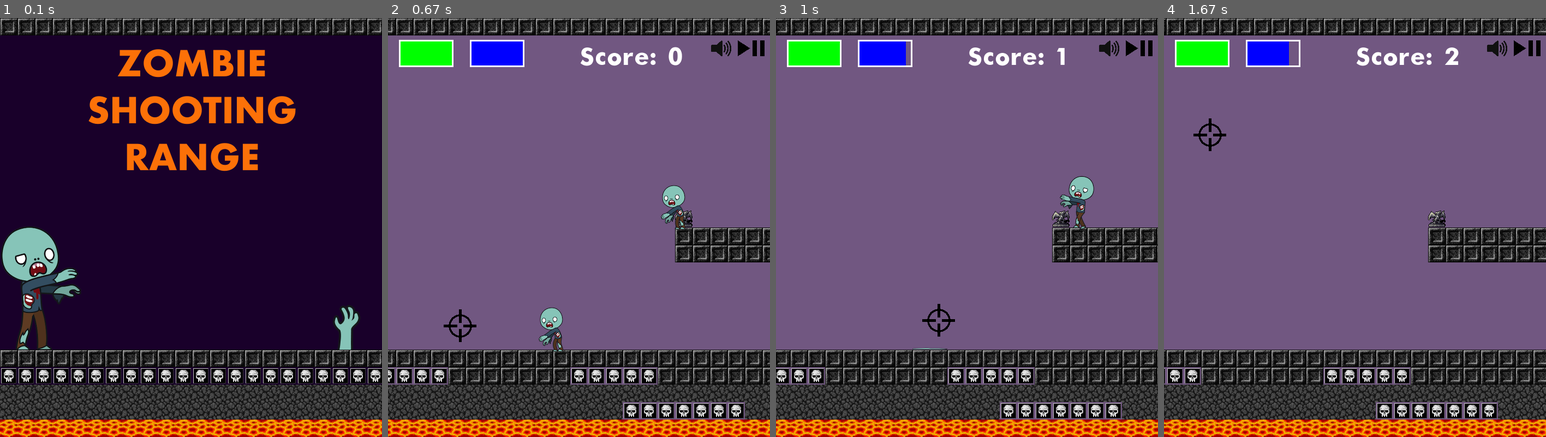
Above: before the commit, frames 1-4 (left to right).
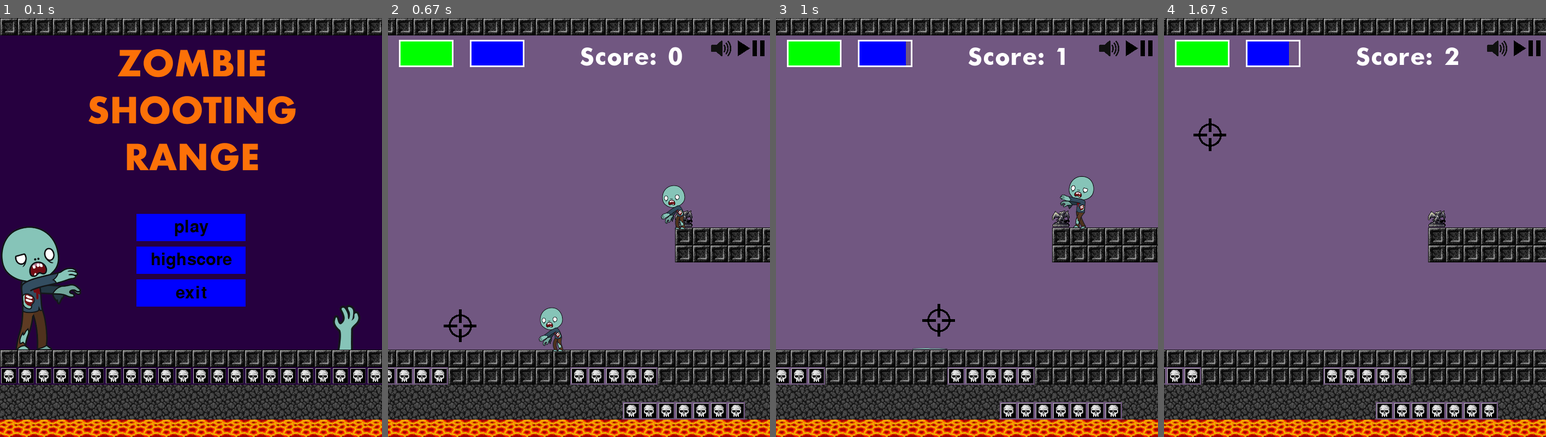
Above: after the commit, the same moments.

Repository: bezvershenko/YandexLyceymPyGame
Game: pygame game, started from test.py
Two runs of this game, one before a commit and one after it. Both use one fixed random seed, a clock stepped at 60 frames per second and the inputs below.
Inputs (mouse positions are in pixels of both pictures, inside the frame that each line leads up to):
- Up to frame 1 (0.1 s): no input
- Up to frame 2 (0.67 s): press the mouse at (579, 227) at 0.37 s; move the mouse to (517, 277) at 0.47 s; release the mouse at (460, 323) at 0.6 s
- Up to frame 3 (1 s): click (940, 319) at 0.72 s
- Up to frame 4 (1.67 s): press the mouse at (1461, 198) at 1.03 s; move the mouse to (1481, 290) at 1.13 s; release the mouse at (1500, 386) at 1.27 s; press the mouse at (1526, 47) at 1.37 s; move the mouse to (1366, 89) at 1.47 s; release the mouse at (1209, 135) at 1.6 s

The runs differ from the first frame. In frame 1, 5.9% of the frame differs, in the area x 23-78%, y 7-69%; in frame 2, nothing differs; in frame 3, nothing differs; in frame 4, nothing differs.

Commit message:
added_buttons
Signed-off-by: vasilmao <vasezs@inbox.ru>

Diff:
--- a/test.py
+++ b/test.py
@@ -312,6 +312,55 @@
     def add(self):
         self.text = str(int(self.text) + 1)
 
+class Label:
+    def __init__(self, rect, text, text_color=pygame.Color('black'), background_color=pygame.Color('white')):
+        self.rect = pygame.Rect(rect)
+        self.text = text
+        self.bgcolor = background_color
+        self.font_color = text_color
+        # Рассчитываем размер шрифта в зависимости от высоты
+        self.font = pygame.font.Font(None, self.rect.height - 4)
+        self.rendered_text = None
+        self.rendered_rect = None
+
+    def render(self, surface):
+        if self.bgcolor != -1:
+            surface.fill(self.bgcolor, self.rect)
+        self.rendered_text = self.font.render(self.text, 1, self.font_color)
+        self.rendered_rect = self.rendered_text.get_rect(x=self.rect.x + 2, centery=self.rect.centery)
+        # выводим текст
+        surface.blit(self.rendered_text, self.rendered_rect)
+
+class Button(Label):
+    def __init__(self, rect, text):
+        # musor, musor, width, height = rect
+        # if len(text) * (height - 4) / 2.5 > width:
+        #    text = text[:int((width) // (height - 4) * 2.5)] + '...'
+        super().__init__(rect, text)
+        self.bgcolor = pygame.Color("blue")
+        # при создании кнопка не нажата
+        self.pressed = False
+
+    def render(self, surface):
+        surface.fill(self.bgcolor, self.rect)
+        self.rendered_text = self.font.render(self.text, 1, self.font_color)
+        self.rendered_rect = self.rendered_text.get_rect(center=self.rect.center)
+
+        # рисуем границу
+        #pygame.draw.rect(surface, color1, self.rect, 2)
+        #pygame.draw.line(surface, color2, (self.rect.right - 1, self.rect.top), (self.rect.right - 1, self.rect.bottom),
+        #                 2)
+        #pygame.draw.line(surface, color2, (self.rect.left, self.rect.bottom - 1),
+        #                 (self.rect.right, self.rect.bottom - 1), 2)
+        # выводим текст
+        surface.blit(self.rendered_text, self.rendered_rect)
+
+    def get_event(self, event):
+        if event.type == pygame.MOUSEBUTTONDOWN and event.button == 1:
+            if self.rect.collidepoint(event.pos):
+                return True
+        return False
+
 
 def parse(s):
     f = json.load(open(s))
@@ -338,14 +387,28 @@
 
 def start_screen():
     img = pygame.image.load('img_res/start_screen.png')
+    button_play = Button((w // 2 - 100, h // 2 - 25, 200, 50), 'play')
+    button_highscore = Button((w // 2 - 100, h // 2 +35, 200, 50), 'highscore')
+    button_exit = Button((w // 2 - 100, h // 2 + 95, 200, 50), 'exit')
     screen.blit(img, (0, 0))
 
     while True:
         for event in pygame.event.get():
             if event.type == pygame.QUIT:
                 terminate()
-            elif event.type == pygame.KEYDOWN or event.type == pygame.MOUSEBUTTONDOWN:
-                return
+            elif event.type == pygame.MOUSEBUTTONDOWN:
+                if button_play.get_event(event):
+                    return
+                elif button_exit.get_event(event):
+                    pygame.quit()
+                    sys.exit(0)
+                elif button_highscore.get_event(event):
+                    #сюда вставить показ хайскоров
+                    pass
+        screen.blit(img, (0, 0))
+        button_play.render(screen)
+        button_highscore.render(screen)
+        button_exit.render(screen)
         pygame.display.flip()
 
         clock.tick(30)
